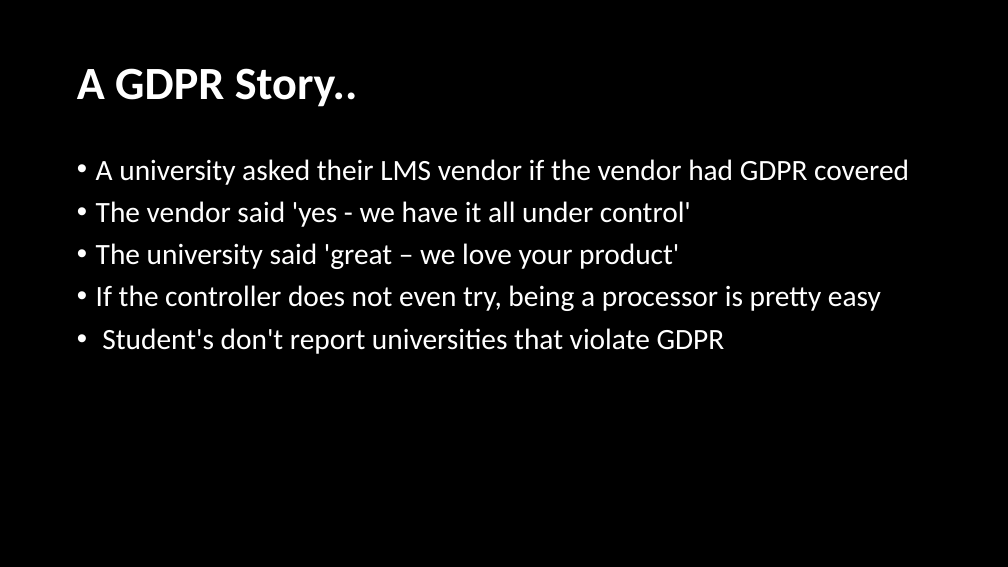
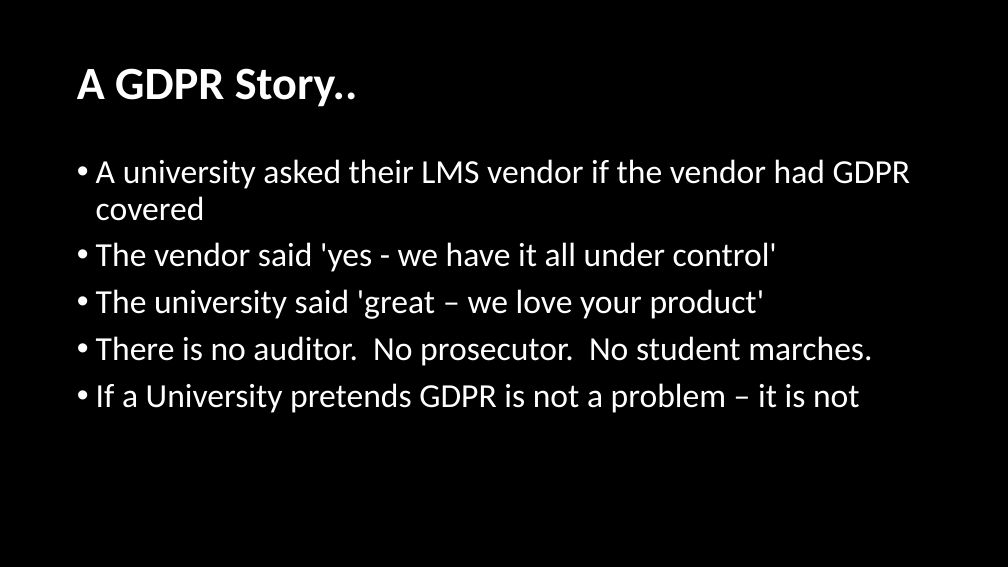
Before and after one commit to LearnerPrivacy/LearnerPrivacy.github.io, a slide deck: slide 17 of lectures/004-GDPR.pptx (slide 16 before the commit). Drawn at 1008x567 pixels with LibreOffice and Linux fonts; fonts in the diff are those of the drawing; background and template pictures are left out. Boxes give left, top, right and bottom in pixels: in the first picture for what was removed or moved away, otherwise in the second. Text is boxed around its words. In the diff, an @@ line names an element or a change of style, - is before the commit and + after.

```diff
--- a/lectures/004-GDPR.pptx
+++ b/lectures/004-GDPR.pptx
@@ text at (96, 159, 910, 319): size 28 to 32 pt in "A university asked their LMS vendor if ...", "The vendor said 'yes - we have ...", "The university said 'great – we love ..." @@
@@ text at (96, 336, 872, 413): text changed; size 28 to 32 pt @@
-• If the controller does not even try, being a processor is pretty easy
-• Student's don't report universities that violate GDPR
+• There is no auditor. No prosecutor. No student marches.
+• If a University pretends GDPR is not a problem – it is not
```
Also in this commit, not shown: 13 other slides changed, 1 slide added, 2 slides removed, 6 other files.
